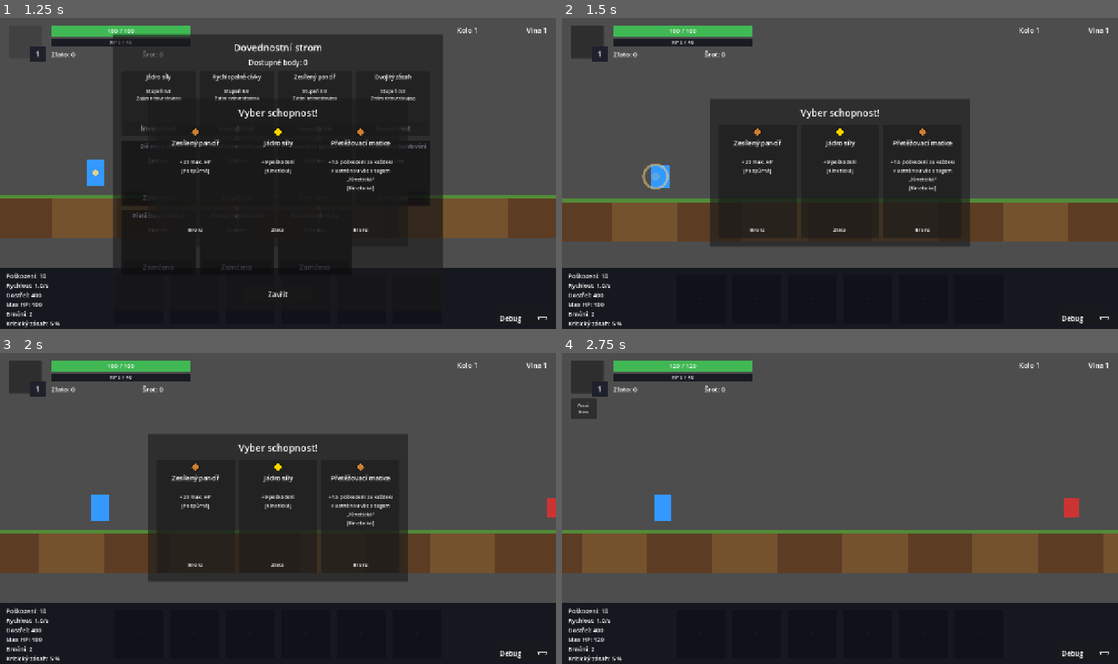
Above: before the commit, frames 1-4 (two rows, left to right).
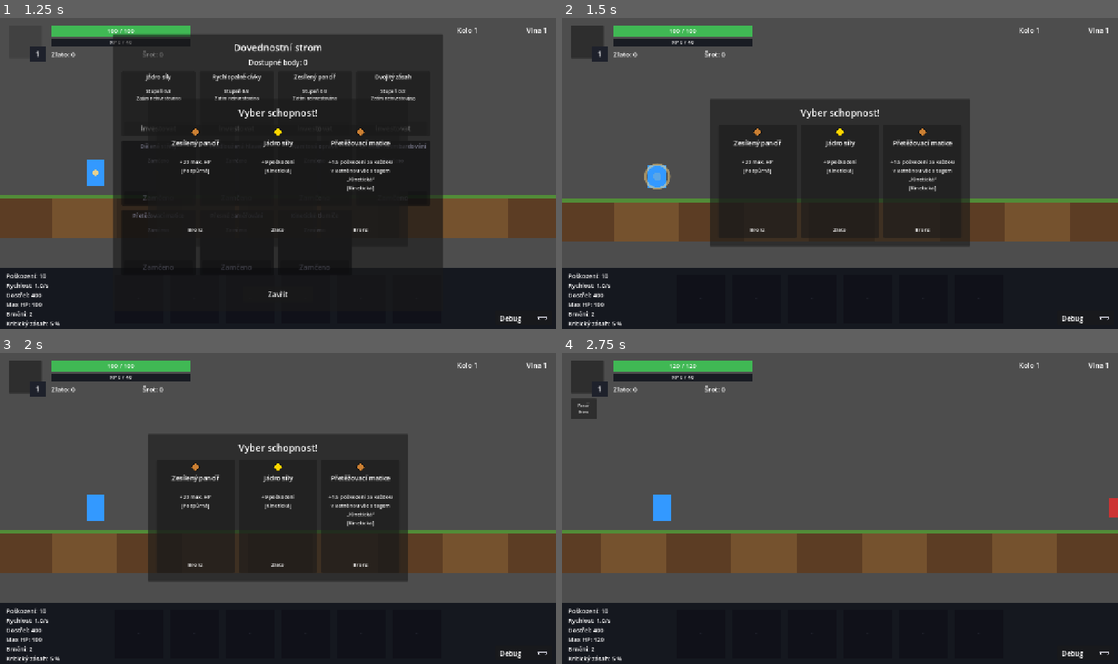
Above: after the commit, the same moments.

Repository: Wazzbi/auto-battler
Game: Godot game, scene res://scenes/main.tscn
The game is run twice, just before and just after one commit, with the same random seed, the same clock (stepped at 60 frames per second) and the same inputs.
Inputs (mouse positions are in pixels of both pictures, inside the frame that each line leads up to):
- Up to frame 1 (1.25 s): click (27, 42) at 0.5 s
- Up to frame 2 (1.5 s): click "Zavřít" at 1.25 s
- Up to frame 3 (2 s): no input
- Up to frame 4 (2.75 s): click "Zesílený pancíř" at 2 s

Frame 1 is identical in both runs. In frame 2, 0.3% of the frame differs, in the area x 9-92%, y 46-72%; in frame 3, 1.4%; in frame 4, 4.2%, in the area x 3-100%, y 45-71%.

Commit message:
Posunout první bod dovednostního stromu na úroveň 2, zrušit vynucený panel na startu
První bod schopnosti se dřív přidával uměle ještě před startem hry
(begin_intro_skill_tree()), což nutilo hráče projít dovednostním stromem
hned po dopadu. Odstraněno na žádost uživatele - první bod teď přijde
normálně přes _level_up() až na úrovni 2, panel se na začátku hry
neukazuje a otevírá se jen kliknutím na portrét. Intro zůstává jediný
krok (nabídka schopností), který po vyřešení volá finish_intro() přímo.

Co-Authored-By: Claude Sonnet 5 <noreply@anthropic.com>

Diff:
--- a/scenes/player/player.gd
+++ b/scenes/player/player.gd
@@ -130,16 +130,17 @@
 	tween.tween_callback(_on_landed)
 
 
-## Po dopadu se hra NEROZBĚHNE rovnou - proběhnou DVA intro kroky za sebou,
-## SCHOPNOSTI (náhodná nabídka) první, DOVEDNOSTI (strom) druhý (viz
-## GameManager.begin_intro_ability_draft()/resolve_ability_draft() - to
-## druhé samo zavolá begin_intro_skill_tree() na konci prvního kroku).
-## Teprve zavření DRUHÉHO panelu přepne hru do State.PLAYING (viz
-## GameManager.finish_intro(), volané z hud.gd), takže hráč dostane obě
-## úvodní volby dřív, než se rozeběhne pohyb/spawnování nepřátel. Panel se
-## ale neukáže/nepozastaví HNED - nejdřív musí doběhnout dopadový prstenec,
-## otřes kamery i squash tween (viz níže), jinak by ta pauza tyhle kosmetické
-## reakce na dopad "usekla" v půlce (nahlášeno 2026-09-25).
+## Po dopadu se hra NEROZBĚHNE rovnou - proběhne JEDEN intro krok, úvodní
+## nabídka SCHOPNOSTI (náhodný draft, viz GameManager.begin_intro_ability_
+## draft()/resolve_ability_draft()). Dovednostní strom se do intra od
+## 2026-09-26 vůbec nezapojuje (zpětná vazba - první bod schopnosti má hráč
+## dostat až na úrovni 2 jako běžný level-up, ne vynuceně před začátkem hry) -
+## resolve_ability_draft() zavolá GameManager.finish_intro() přímo, jakmile
+## se tahle nabídka vyřídí, takže se SkillTreePanel na začátku hry vůbec
+## neukáže. Panel se ale neukáže/nepozastaví HNED ani pro tenhle jeden krok -
+## nejdřív musí doběhnout dopadový prstenec, otřes kamery i squash tween (viz
+## níže), jinak by ta pauza tyhle kosmetické reakce na dopad "usekla" v
+## půlce (nahlášeno 2026-09-25).
 func _on_landed() -> void:
 	var impact_effect: Node2D = _spawn_impact_effect()
 	landed.emit()
--- a/scenes/ui/hud.gd
+++ b/scenes/ui/hud.gd
@@ -106,11 +106,10 @@
 ## Dovednostní strom (viz "Dovednosti (strom)" v CLAUDE.md) - SOUBĚŽNÝ
 ## systém vedle AbilityDraftPanelu níže (schopnosti, náhodná nabídka), ne
 ## jeho náhrada (2026-09-26 zpětná vazba - "schopnosti zachovat, ne
-## nahradit"). Otevírá se kliknutím na portrét (viz portrait_button výše),
-## ne automaticky na KAŽDÉM level-upu - jedinou výjimkou je úplně první
-## otevření na začátku hry (viz begin_intro_skill_tree() v game_manager.gd,
-## DRUHÝ ze dvou intro kroků po AbilityDraftPanelu), to je pořád vynucené a
-## pozastavující.
+## nahradit"). Otevírá se VŽDY jen kliknutím na portrét (viz portrait_button
+## výše) - žádná automatická/vynucená INTRO výjimka (odstraněna 2026-09-26,
+## stejný den - první bod schopnosti přijde normálně na úrovni 2 přes
+## _level_up(), ne dřív, takže se panel na začátku hry vůbec neukáže).
 @onready var skill_tree_panel: Panel = $Control/SkillTreePanel
 @onready var skill_tree_close_button: Button = $Control/SkillTreePanel/CloseButton
 @onready var skill_tree_points_label: Label = $Control/SkillTreePanel/PointsLabel
@@ -344,22 +343,20 @@
 	get_tree().paused = true
 
 
-## Zavření stromu - stejný vzor jako _on_shop_close_pressed(). Pokud je hra
-## ještě ve State.INTRO (úplně první otevření, vynucené
-## begin_intro_skill_tree()), zavolá navíc finish_intro() - přechod na
-## PLAYING teď váže na ZAVŘENÍ panelu, ne na vyčerpání bodů (hráč nemusí
-## svůj úvodní bod hned utratit, viz "Dovednostní strom" v CLAUDE.md).
+## Zavření stromu - stejný vzor jako _on_shop_close_pressed(). Dovednostní
+## strom se od 2026-09-26 do intra vůbec nezapojuje (viz "Dovednostní strom"
+## v CLAUDE.md) - jedinou cestou z State.INTRO je zavření AbilityDraftPanelu
+## (resolve_ability_draft() → finish_intro() v game_manager.gd), takže tady
+## žádná INTRO-výjimka není potřeba.
 func _on_skill_tree_close_pressed() -> void:
 	skill_tree_panel.hide()
-	if GameManager.state == GameManager.State.INTRO:
-		GameManager.finish_intro()
 	get_tree().paused = false
 
 
 ## Reaguje na KAŽDOU změnu počtu čekajících bodů (level-up i investování) -
-## přebarví portrét a odznáček, a pokud je hra zrovna ve State.INTRO, sama
-## force-otevře strom (úplně první bod ve hře nikdy nečeká na klik, viz
-## begin_intro_skill_tree() v game_manager.gd).
+## jen přebarví portrét a odznáček. Panel se už nikdy sám neotevírá (první
+## bod schopnosti přijde normálně na úrovni 2 jako každý další - viz
+## "Dovednostní strom" v CLAUDE.md) - otevření je vždy jen na klik portrétu.
 func _on_skill_points_changed(new_amount: int) -> void:
 	skill_point_badge.visible = new_amount > 0
 	skill_point_label.text = "+%d" % new_amount
@@ -367,8 +364,6 @@
 
 	if skill_tree_panel.visible:
 		_refresh_skill_tree_ui()
-	elif new_amount > 0 and GameManager.state == GameManager.State.INTRO:
-		_show_skill_tree_panel()
 
 
 func _on_skill_ranks_changed() -> void:
--- a/scripts/autoload/game_manager.gd
+++ b/scripts/autoload/game_manager.gd
@@ -714,27 +714,16 @@
 
 
 ## Zavolá hráč po dopadu úvodní "drop-in" animace (viz player.gd's
-## _on_landed()) - přidá 1 bod schopnosti stejně jako běžný level-up, jen bez
-## přírůstku úrovně/XP (hráč už je na úrovni 1 z reset_game()). Hra zůstává
-## ve State.INTRO (takže pohyb hráče, spawn nepřátel atd. pořád nic nedělají,
-## viz jejich `state != State.PLAYING` guardy), dokud hráč PRVNÍ POPRVÉ
-## nezavře SkillTreePanel - hud.gd force-otevře panel samo, jakmile si přes
-## skill_points_changed všimne State.INTRO (viz "Dovednostní strom" v
-## CLAUDE.md), a finish_intro() zavolá až na zavření panelu, ne na
-## vyčerpání bodů (hráč nemusí bod hned utratit).
-func begin_intro_skill_tree() -> void:
-	pending_skill_points += 1
-	skill_points_changed.emit(pending_skill_points)
-
-
-## Zavolá hráč po dopadu úvodní "drop-in" animace (viz player.gd's
 ## _on_landed()) - vyžádá první nabídku SCHOPNOSTI (náhodný draft) stejným
 ## mechanismem jako konec vlny (pending_ability_drafts/
-## _try_offer_next_ability_draft()). Tohle je PRVNÍ ze dvou intro kroků -
-## teprve jakmile se tahle nabídka vyřídí, resolve_ability_draft() zavolá
-## begin_intro_skill_tree() (dovednostní strom, druhý krok) - viz tam. Hra
-## zůstává ve State.INTRO přes OBA kroky (pohyb hráče, spawn nepřátel atd.
-## pořád nic nedělají, viz jejich `state != State.PLAYING` guardy).
+## _try_offer_next_ability_draft()). Tohle je JEDINÝ intro krok - dovednostní
+## strom (skill_ranks/pending_skill_points) už se do intra vůbec nezapojuje
+## (2026-09-26 zpětná vazba - první bod schopnosti má hráč dostat až na
+## úrovni 2 jako běžný level-up, ne vynuceně před začátkem hry, viz
+## _level_up() a "Dovednostní strom" v CLAUDE.md). Hra zůstává ve State.INTRO
+## přes tenhle krok (pohyb hráče, spawn nepřátel atd. pořád nic nedělají, viz
+## jejich `state != State.PLAYING` guardy) - resolve_ability_draft() zavolá
+## finish_intro() přímo, jakmile se tahle nabídka vyřídí.
 func begin_intro_ability_draft() -> void:
 	pending_ability_drafts += 1
 	_try_offer_next_ability_draft()
@@ -848,13 +837,11 @@
 	# fronta schopností doopravdy doběhla do prázdna.
 	if _shop_open_deferred:
 		_try_open_pending_shop()
-	# Úvodní nabídka schopnosti (viz begin_intro_ability_draft()) je PRVNÍ ze
-	# dvou intro kroků - jakmile fronta doběhne do prázdna, nenavazujeme
-	# přímo na finish_intro(), ale na begin_intro_skill_tree() (dovednostní
-	# strom, druhý krok) - ten už sám finish_intro() zavolá na zavření svého
-	# panelu (viz hud.gd's _on_skill_tree_close_pressed()).
+	# Úvodní nabídka schopnosti (viz begin_intro_ability_draft()) je JEDINÝ
+	# intro krok - jakmile fronta doběhne do prázdna, hra může rovnou naběhnout
+	# (dovednostní strom se do intra už nezapojuje, viz begin_intro_ability_draft()).
 	if state == State.INTRO and pending_ability_drafts <= 0:
-		begin_intro_skill_tree()
+		finish_intro()
 	return true
 
 
@@ -1329,13 +1316,11 @@
 	return true
 
 
-## Přepne hru ze State.INTRO do State.PLAYING. Volá HUD (hud.gd's
-## _on_skill_tree_close_pressed()), jakmile hráč POPRVÉ zavře SkillTreePanel -
-## DRUHÝ a poslední ze dvou intro kroků (viz player.gd's _on_landed() →
-## begin_intro_ability_draft() → resolve_ability_draft() →
-## begin_intro_skill_tree()). Nezáleží na tom, jestli hráč dovednostní bod
-## skutečně utratil - zavření panelu samo stačí, protože bod zůstává čekat
-## (žádná nabídka nevyprší).
+## Přepne hru ze State.INTRO do State.PLAYING. Volá resolve_ability_draft(),
+## jakmile se úvodní nabídka SCHOPNOSTI (jediný intro krok, viz player.gd's
+## _on_landed() → begin_intro_ability_draft()) vyřídí - dovednostní strom se
+## do intra od 2026-09-26 už nezapojuje (první bod schopnosti přijde
+## normálně na úrovni 2 přes _level_up(), stejně jako každý další).
 func finish_intro() -> void:
 	if state == State.INTRO:
 		state = State.PLAYING
Not shown, changed: CLAUDE.md
